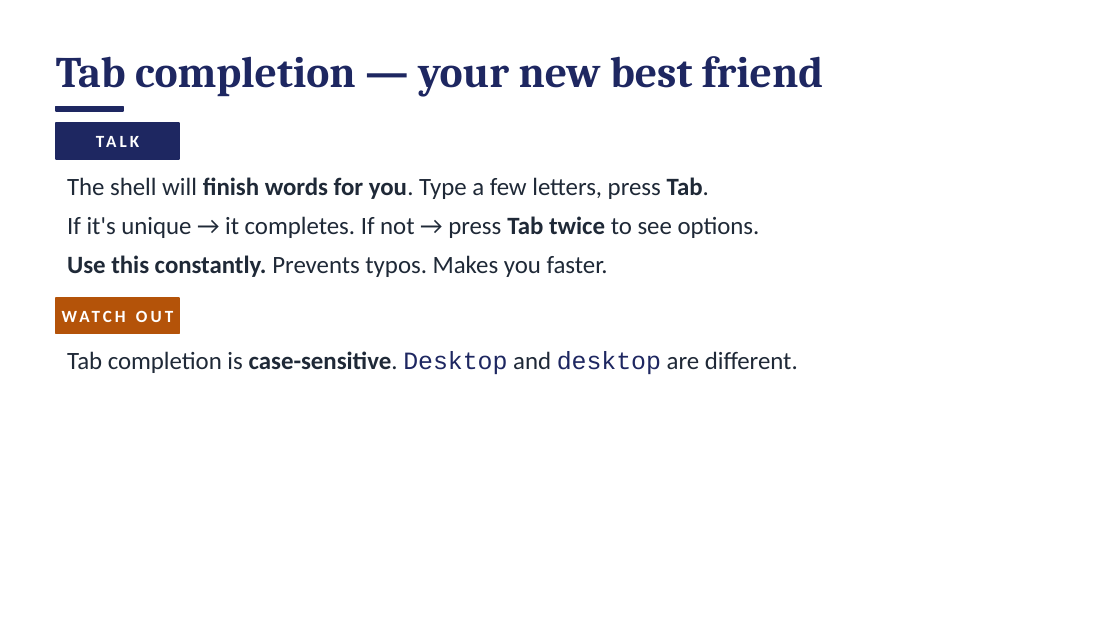
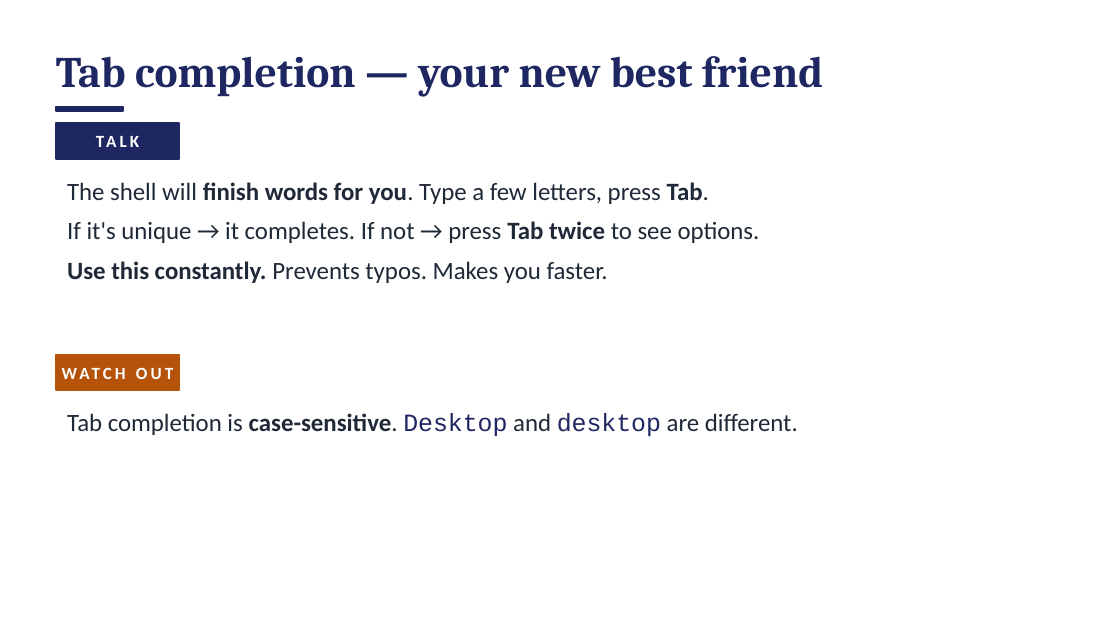
Before and after one commit to access-ci-org/Operations-STEP-2026, a slide deck: slide 29 of Linux_Terminal/DRAFT_workshop-linux-session1.pptx. Drawn at 1120x630 pixels with LibreOffice and Linux fonts; fonts in the diff are those of the drawing. Boxes give left, top, right and bottom in pixels: in the first picture for what was removed or moved away, otherwise in the second. Text is boxed around its words. In the diff, an @@ line names an element or a change of style, - is before the commit and + after.

```diff
--- a/Linux_Terminal/DRAFT_workshop-linux-session1.pptx
+++ b/Linux_Terminal/DRAFT_workshop-linux-session1.pptx
@@ text "The shell will finish words ...": place and size @@
-text "The shell will finish words ..." at (67,177,760,277)
+text "The shell will finish words ..." at (67,182,760,283)
@@ text "WATCH OUT": place and size @@
-text "WATCH OUT" at (56,298,179,334)
+text "WATCH OUT" at (56,354,179,390)
@@ rectangle: place and size @@
-rectangle at (56,298,179,334)
+rectangle at (56,354,179,390)
@@ text "Tab completion is case-sensitive. Desktop ...": place and size @@
-text "Tab completion is case-sensitive. Desktop ..." at (67,351,798,374)
+text "Tab completion is case-sensitive. Desktop ..." at (67,413,798,436)
```
Also in this commit, not shown: 92 other slides changed, 1 slide added, 3 slides removed, 1 other file.
